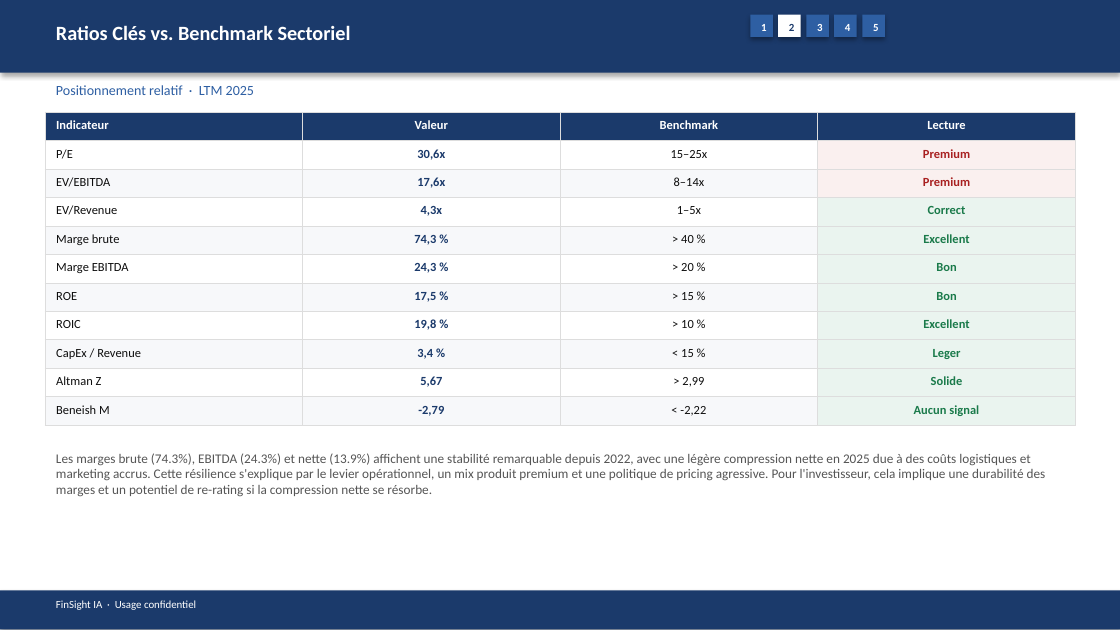
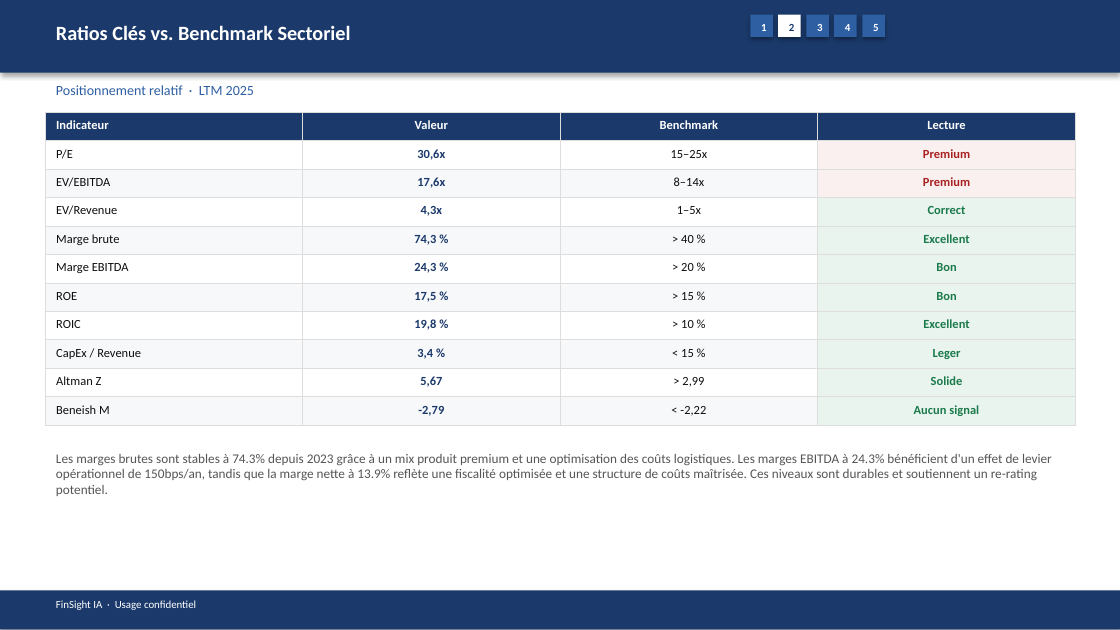
Before and after one commit to baptistejeh07-art/finsight-ia, a slide deck: slide 10 of preview/OR.PA/OR.PA_pitchbook.pptx. Drawn at 1120x630 pixels with LibreOffice and Linux fonts; fonts in the diff are those of the drawing. Boxes give left, top, right and bottom in pixels: in the first picture for what was removed or moved away, otherwise in the second. Text is boxed around its words. In the diff, an @@ line names an element or a change of style, - is before the commit and + after.

```diff
--- a/preview/OR.PA/OR.PA_pitchbook.pptx
+++ b/preview/OR.PA/OR.PA_pitchbook.pptx
@@ text at [56,454,1052,496]: text changed @@
-Les marges brute (74.3%), EBITDA (24.3%) et nette (13.9%) affichent une stabilité remarquable depuis 2022, avec une légère compression nette en 2025 due à des coûts logistiques et marketing accrus. Cette résilience s'explique par le levier opérationnel, un mix produit premium et une politique de pricing agressive. Pour l'investisseur, cela implique une durabilité des marges et un potentiel de re-rating si la compression nette se résorbe.
+Les marges brutes sont stables à 74.3% depuis 2023 grâce à un mix produit premium et une optimisation des coûts logistiques. Les marges EBITDA à 24.3% bénéficient d'un effet de levier opérationnel de 150bps/an, tandis que la marge nette à 13.9% reflète une fiscalité optimisée et une structure de coûts maîtrisée. Ces niveaux sont durables et soutiennent un re-rating potentiel.
```
Also in this commit, not shown: 13 other slides changed, 3 other files.
